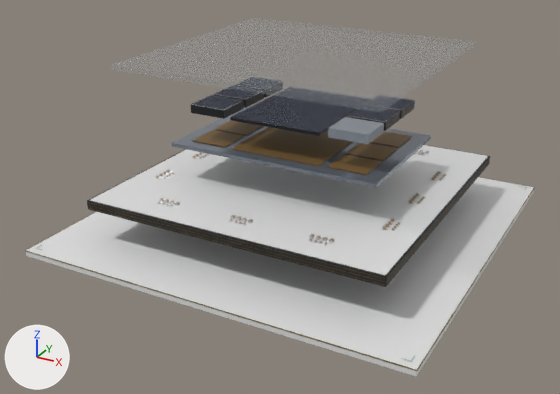
The glTF model tools/blender/references/chip-h100.glb, before and after one commit.
Rendered twice from a camera (50 mm lens) standing at (0.0924, -0.1811, 0.0951) and looking at (-0.0026, -0.0085, 0.0088). Lighting does not change. The marker at lower left points along +X, +Y and +Z. The first picture is the older version. Where no turn or scale is listed for an object, it has been applied to the vertices. Vertices at exactly the same position are counted once.

Objects in the first picture: 'REFERENCE_chip-h100_0000', 'REFERENCE_chip-h100_0001', 'REFERENCE_chip-h100_0002', 'REFERENCE_chip-h100_0004', 'REFERENCE_chip-h100_0009', 'REFERENCE_chip-h100_0010', 'REFERENCE_chip-h100_0011', 'REFERENCE_chip-h100_0012', 'REFERENCE_chip-h100_0013', 'REFERENCE_chip-h100_0014', 'REFERENCE_chip-h100_0015', 'REFERENCE_chip-h100_0016', 'REFERENCE_chip-h100_0018' and 7 more.
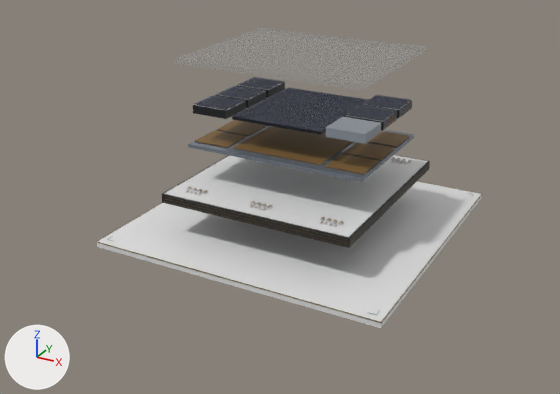
What differs and where, as boxes (x1, y1, x2, y2) in the pictures (560 x 394 px; the box of a moved part takes in the faces that stretch with it):
'REFERENCE_chip-h100_0000', rescaled (24% narrower, 26% shorter): before (26, 177, 534, 376); after (97, 182, 482, 328)
'REFERENCE_chip-h100_0001', rescaled (34% narrower, 37% shorter): before (90, 145, 488, 275); after (164, 155, 428, 237)
'REFERENCE_chip-h100_0015', rescaled (31% narrower, 33% shorter): before (111, 18, 476, 112); after (174, 28, 426, 91)
'REFERENCE_chip-h100_0011', rescaled (33% narrower, 34% shorter): before (87, 145, 490, 287); after (162, 155, 430, 248)
'REFERENCE_chip-h100_0014', reshaped: before (192, 88, 414, 133); after (194, 77, 411, 132)
'REFERENCE_chip-h100_0002', rescaled: before (172, 106, 431, 187); after (188, 120, 414, 182)
'REFERENCE_chip-h100_0018', reshaped (23% narrower, 26% shorter): before (156, 150, 446, 245); after (187, 157, 411, 227)
part 5 of me_mesh_14, moved or reshaped: before (388, 98, 414, 110); after (363, 95, 411, 109)
part 6 of me_mesh_14, moved or reshaped: before (348, 109, 399, 121); after (346, 105, 397, 121)
part 8 of me_mesh_18, deleted: before (156, 152, 446, 245)

The change, as a list of edits to the scene's bpy script:
```text
Change me_mesh_0:
    used by ob_reference_chip_h100_0000; location = (0.0, 0.0, -0.0008)
    remove me_mesh_0.from_pydata(...)  # 8 vertices, 12 faces; spans x -0.054..0.054, y -0.054..0.054, z -0.0008..0.0008
    add me_mesh_0.from_pydata(...)  # 8 vertices, 12 faces; spans x -0.041..0.041, y -0.041..0.041, z -0.0008..0.0008
    me_mesh_0 part 1: the whole mesh is scaled about its middle by (0.759, 0.759, 1)
Change me_mesh_1:
    used by ob_reference_chip_h100_0001; location = (0.0, 0.0, 0.0123)
    remove me_mesh_1.from_pydata(...)  # 8 vertices, 12 faces; spans x -0.0415..0.0415, y -0.0415..0.0415, z 0.0
    add me_mesh_1.from_pydata(...)  # 8 vertices, 12 faces; spans x -0.027..0.027, y -0.0285..0.0285, z 0.0
    me_mesh_1 part 2: the whole mesh is scaled about its middle by (0.651, 0.687, 1)
Change me_mesh_2:
    used by ob_reference_chip_h100_0002; location = (0.0, 0.0, 0.023)
    remove me_mesh_2.from_pydata(...)  # 8 vertices, 12 faces; spans x -0.03..0.03, y -0.02..0.02, z -0.0005..0.0005
    add me_mesh_2.from_pydata(...)  # 8 vertices, 12 faces; spans x -0.0256..0.0256, y -0.0185..0.0185, z -0.0005..0.0005
    me_mesh_2 part 3: the whole mesh is scaled about its middle by (0.853, 0.925, 1)
Change me_mesh_11:
    used by ob_reference_chip_h100_0011; location = (0.0, 0.0, 0.0)
    remove me_mesh_11.from_pydata(...)  # 8 vertices, 12 faces; spans x -0.042..0.042, y -0.042..0.042, z 0.0098..0.0122
    add me_mesh_11.from_pydata(...)  # 8 vertices, 12 faces; spans x -0.0275..0.0275, y -0.029..0.029, z 0.0098..0.0122
    me_mesh_11 part 4: the whole mesh is scaled about its middle by (0.655, 0.69, 1)
Change me_mesh_14:
    used by ob_reference_chip_h100_0014; location = (0.0, 0.0, 0.0)
    remove me_mesh_14.from_pydata(...)  # 48 vertices, 72 faces; spans x -0.0256..0.0256, y -0.0165..0.0165, z 0.0324..0.0342
    add me_mesh_14.from_pydata(...)  # 48 vertices, 72 faces; spans x -0.0249..0.0249, y -0.016..0.016, z 0.0324..0.0342
    me_mesh_14 part 5: the loose piece of 8 vertices spanning x 0.0154..0.0256, y 0.0064..0.016, z 0.034..0.0342 is moved by (-0.0007, 0.0, 0.0)
    me_mesh_14 part 6: the loose piece of 8 vertices spanning x 0.0154..0.0256, y -0.0048..0.0048, z 0.034..0.0342 is moved by (-0.0007, 0.0, 0.0)
    other edits to the shape of me_mesh_14 do not show in these pictures
Change me_mesh_15:
    used by ob_reference_chip_h100_0015; location = (0.0, 0.0, 0.0)
    remove me_mesh_15.from_pydata(...)  # 8 vertices, 12 faces; spans x -0.036..0.036, y -0.035..0.035, z 0.0463..0.0477
    add me_mesh_15.from_pydata(...)  # 8 vertices, 12 faces; spans x -0.026..0.026, y -0.022..0.022, z 0.0463..0.0477
    me_mesh_15 part 7: the whole mesh is scaled about its middle by (0.722, 0.629, 1)
Change me_mesh_18:
    used by ob_reference_chip_h100_0018; location = (0.0, 0.0, 0.0)
    remove me_mesh_18.from_pydata(...)  # 768 vertices, 1152 faces; spans x -0.0353..0.0352, y -0.035..0.0351, z 0.0123..0.0129
    add me_mesh_18.from_pydata(...)  # 384 vertices, 576 faces; spans x -0.0229..0.0229, y -0.0252..0.0253, z 0.0123..0.0129
    me_mesh_18 part 8: 66 loose pieces with 528 vertices, spanning x -0.0353..0.0352, y -0.035..0.0209, z 0.0123..0.0129, are deleted
    other edits to the shape of me_mesh_18 do not show in these pictures
```
